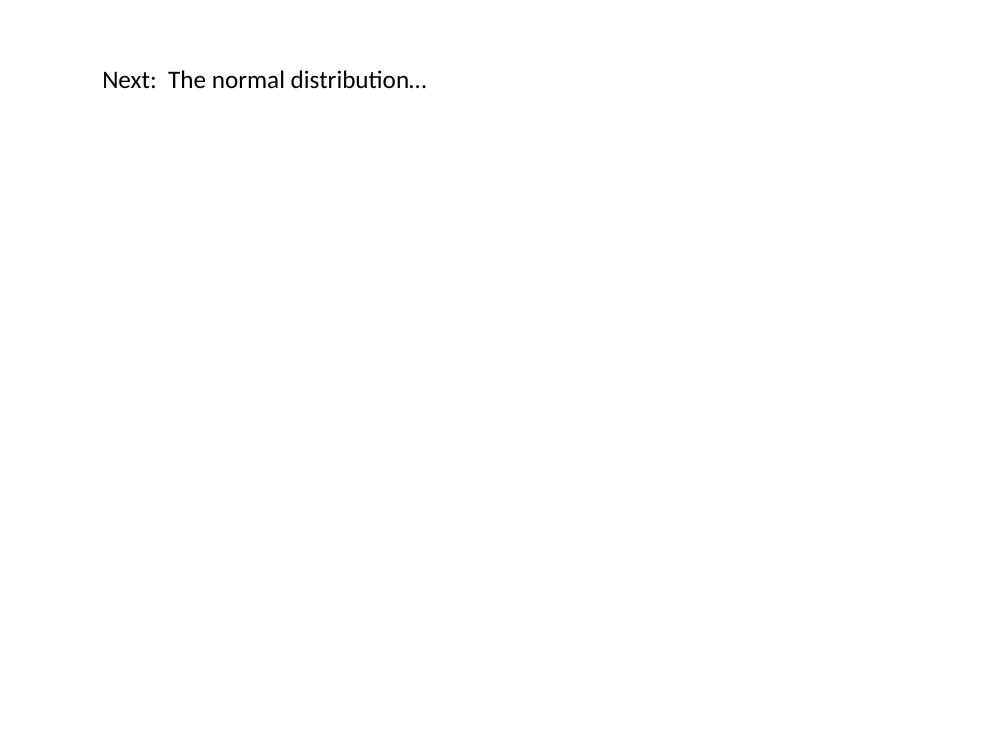
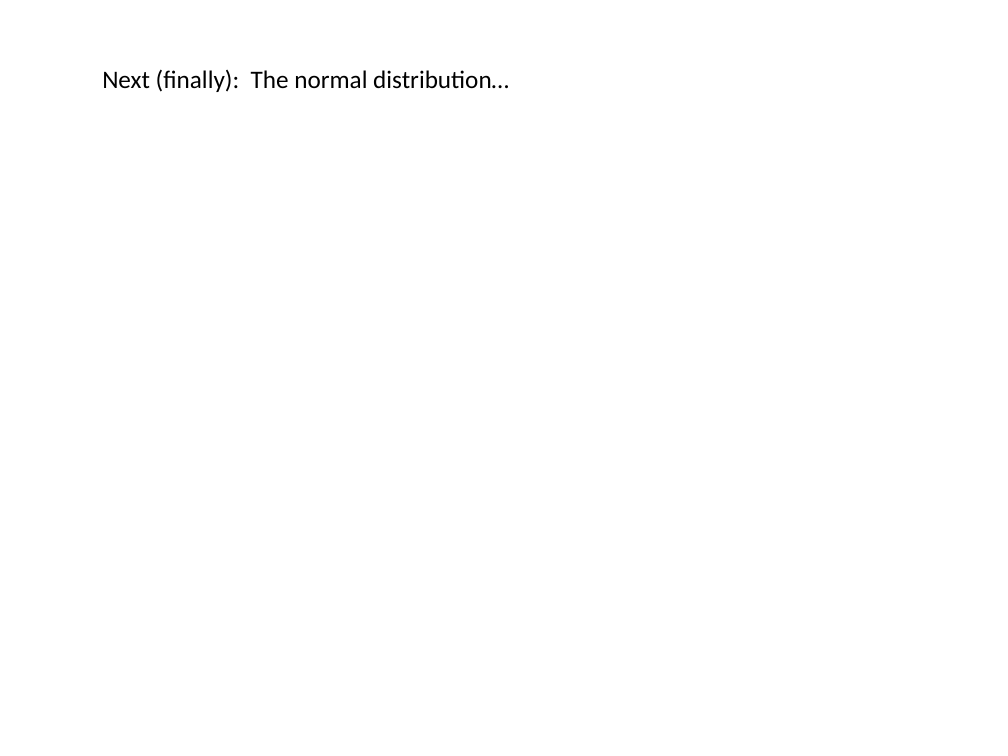
Before and after one commit to afodor/afodor.github.io, a slide deck: slide 51 of classes/stats2018/Lecture10.pptx. Drawn at 1008x756 pixels with LibreOffice and Linux fonts; fonts in the diff are those of the drawing. Boxes give left, top, right and bottom in pixels: in the first picture for what was removed or moved away, otherwise in the second. Text is boxed around its words. In the diff, an @@ line names an element or a change of style, - is before the commit and + after.

```diff
--- a/classes/stats2018/Lecture10.pptx
+++ b/classes/stats2018/Lecture10.pptx
@@ text at (102,69,509,92): text changed @@
-Next: The normal distribution…
+Next (finally): The normal distribution…
```
Also in this commit, not shown: 3 other slides changed, 1 other file.
